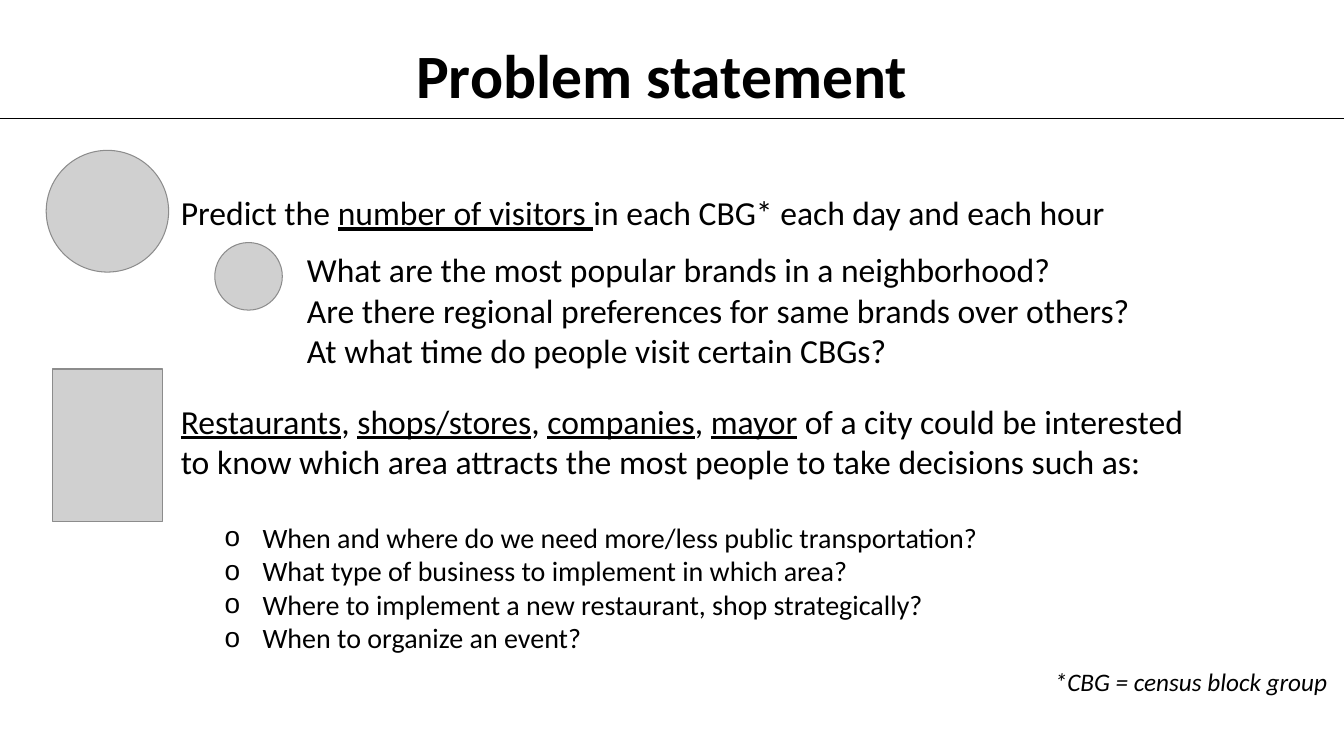
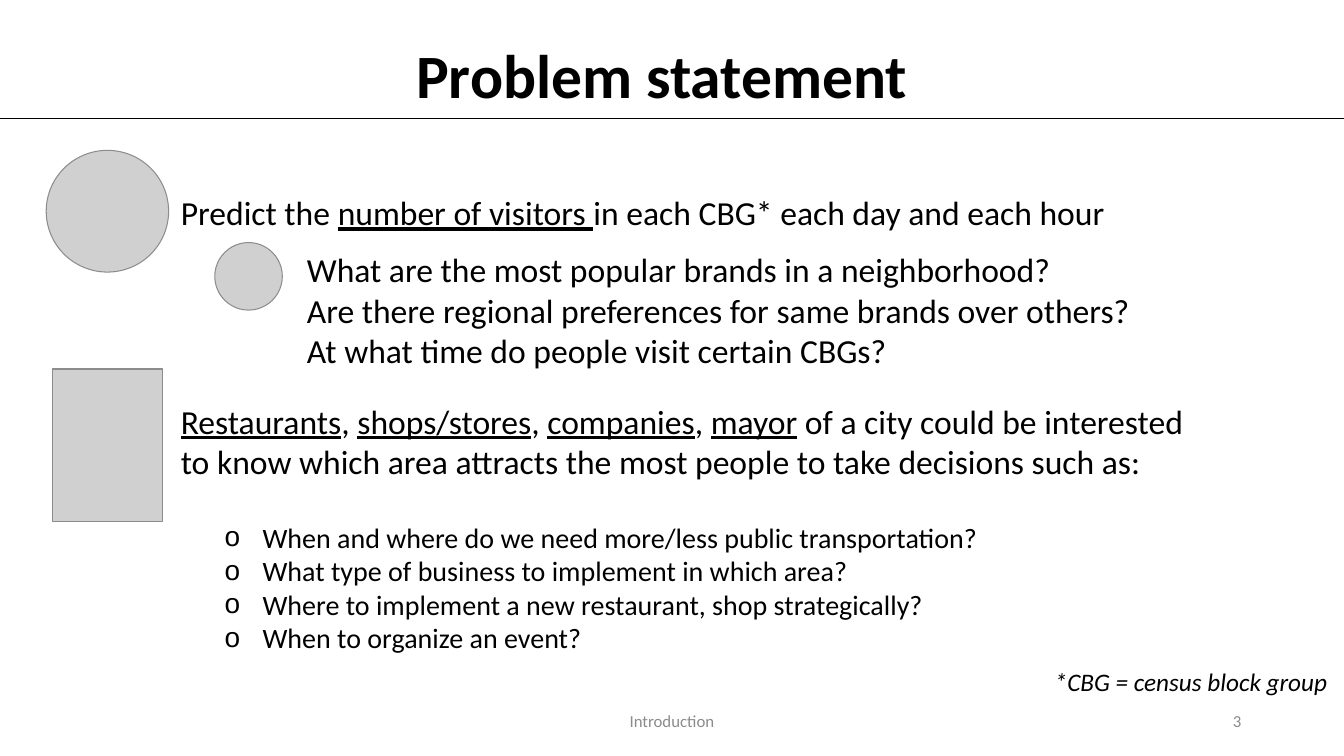
Before and after one commit to Crosita/Capstone-Project-1, a slide deck: slide 3 of Capstone Project 1- presentation.pptx (slide 2 before the commit). Drawn at 1344x756 pixels with LibreOffice and Linux fonts; fonts in the diff are those of the drawing; grey boxes stand for pictures; background and template pictures are left out. Boxes give left, top, right and bottom in pixels: in the first picture for what was removed or moved away, otherwise in the second. Text is boxed around its words. In the diff, an @@ line names an element or a change of style, - is before the commit and + after.

```diff
--- a/Capstone Project 1- presentation.pptx
+++ b/Capstone Project 1- presentation.pptx
@@ text added at bbox=[630, 715, 715, 727], 12 pt, text #8C8C8C @@
+Introduction
@@ page number added at bbox=[1233, 716, 1241, 727], 12 pt, text #8C8C8C @@
+3
```
Also in this commit, not shown: 5 other slides changed, 6 slides added.
